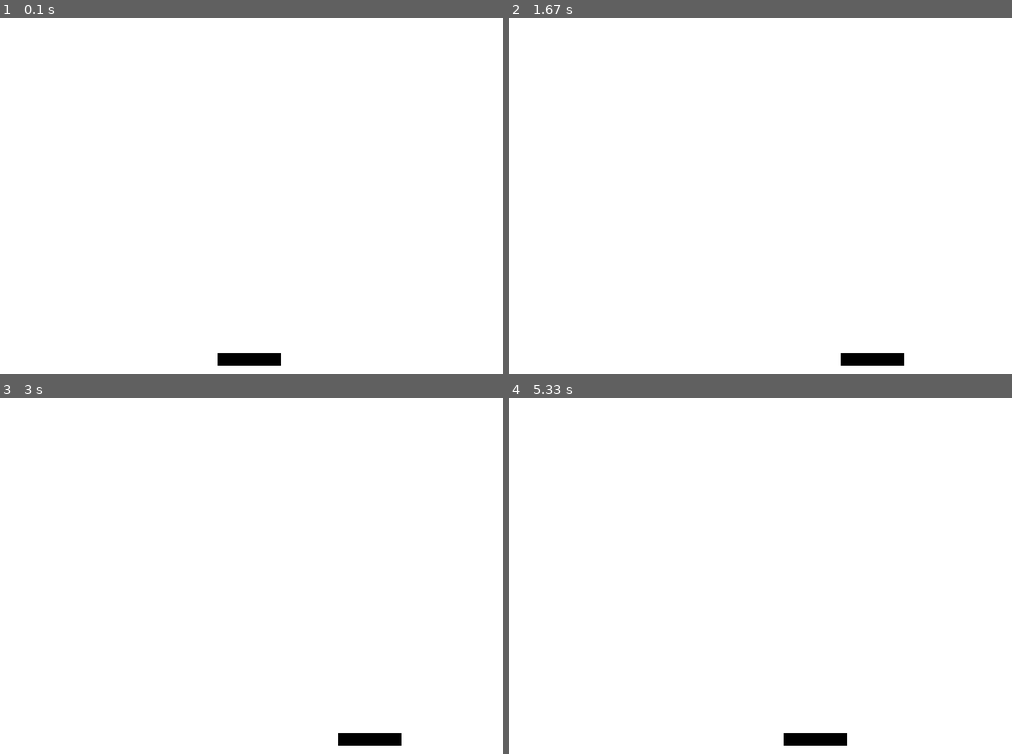
Above: before the commit, frames 1-4 (two rows, left to right).
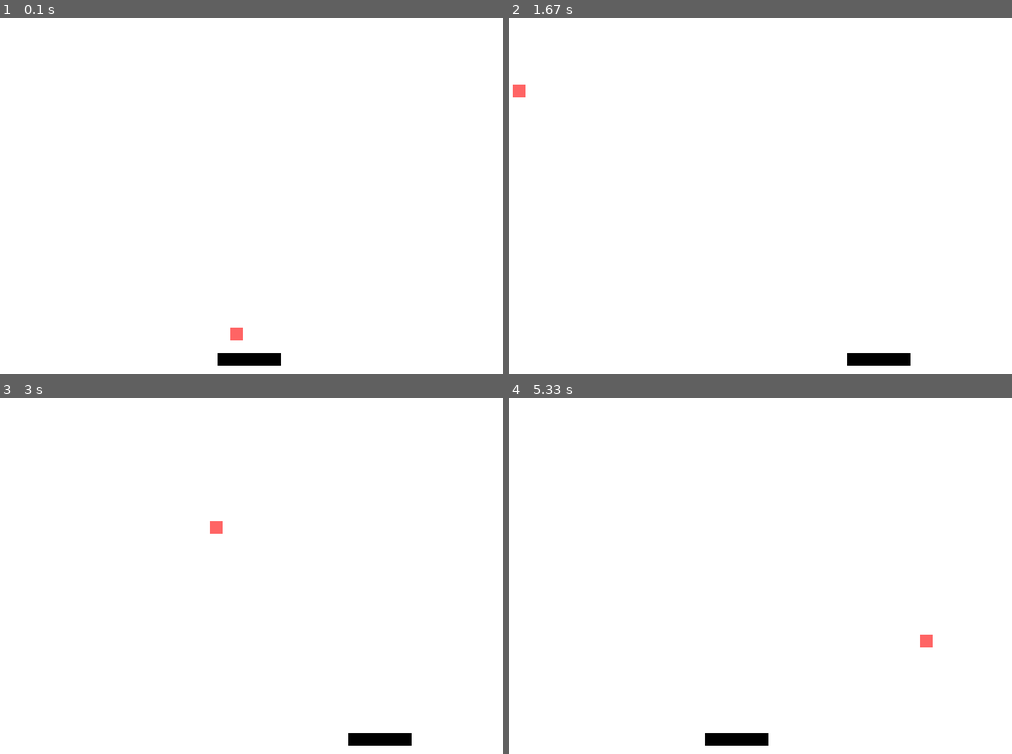
Above: after the commit, the same moments.

Repository: JohnAndPython/Pygame_Breakout
Game: pygame game, started from main.py
Two runs of this game, one before a commit and one after it. Both use one fixed random seed, a clock stepped at 60 frames per second and the inputs below.
Inputs:
- Up to frame 1 (0.1 s): no input
- Up to frame 2 (1.67 s): hold Right 0.33-0.8 s; hold Right 0.83-1.3 s; hold Left from 1.33 s (still down)
- Up to frame 3 (3 s): release Left at 1.87 s; hold Left 1.9-2.3 s; hold Right 2.33-2.97 s
- Up to frame 4 (5.33 s): hold Left 3-3.47 s; hold Right 3.5-3.97 s; hold Right 4-4.47 s; hold Left 4.5-5.03 s; hold Left from 5.07 s (still down)

The runs differ from the first frame. In frame 1, less than 0.1% of the frame differs, in the area x 45-49%, y 86-91%; in frame 2, 0.2%; in frame 3, 0.2%; in frame 4, 1.0%, in the area x 38-85%, y 66-98%.

Commit message:
added ball movement

Diff:
--- a/main.py
+++ b/main.py
@@ -20,8 +20,14 @@
 paddle = Paddle()
 paddle.rect.centerx = SCREEN_WIDTH // 2
 paddle.rect.bottom = SCREEN_HEIGHT - 2 * paddle.rect.height
+paddle.speed = 500
 
-ball_01 = Ball
+ball = Ball()
+ball.rect.centerx = paddle.rect.centerx
+ball.rect.bottom = paddle.rect.top
+ball.speed = 300
+ball.direction_x = -1
+ball.direction_y = -1
 
 
 
@@ -50,17 +56,26 @@
 
 
     if paddle.move_right:
-        paddle.rect.move_ip(5, 0)
+        paddle.rect.move_ip(paddle.speed * dt, 0)
         if paddle.rect.right >= SCREEN_WIDTH:
             paddle.rect.right = SCREEN_WIDTH
     elif paddle.move_left:
-        paddle.rect.move_ip(-5, 0)
+        paddle.rect.move_ip(-paddle.speed * dt, 0)
         if paddle.rect.left <= 0:
             paddle.rect.left = 0
+
+    ball.rect.move_ip(ball.speed * ball.direction_x * dt, ball.speed * ball.direction_y * dt)
+
+    if ball.rect.right >= SCREEN_WIDTH or ball.rect.left <= 0:
+        ball.direction_x *= -1
+    if ball.rect.top <= 0 or ball.rect.bottom >= SCREEN_HEIGHT:
+        ball.direction_y *= -1
+
 
 
     screen.fill((255,255,255))
     paddle.draw(screen)
+    ball.draw(screen)
 
 
     #update display
